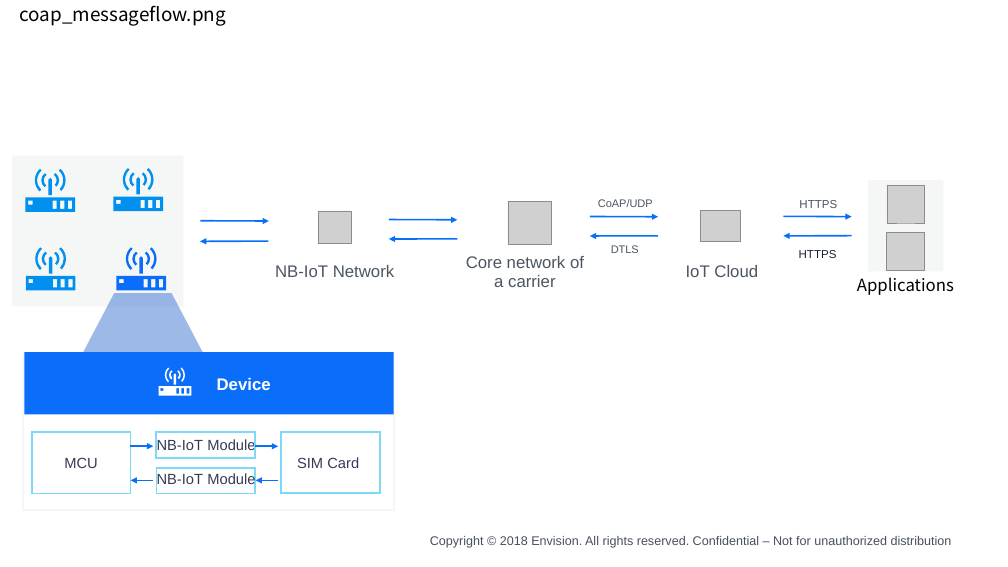
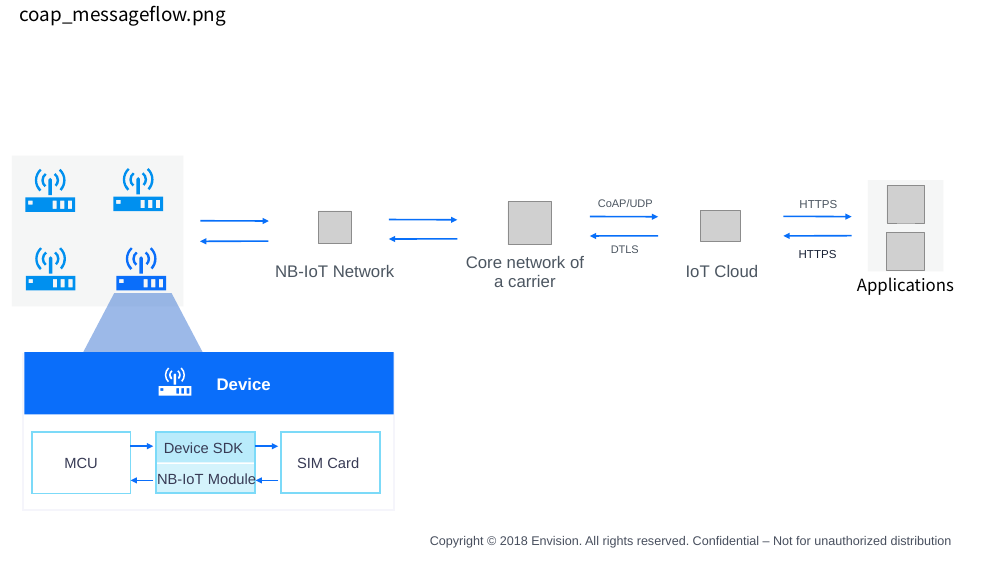
Before and after one commit to kikuchiyo/device_connection_en, a slide deck: slide 30 of media/device_en.pptx. Drawn at 1008x567 pixels with LibreOffice and Linux fonts; fonts in the diff are those of the drawing; grey boxes stand for pictures; background and template pictures are left out. Boxes give left, top, right and bottom in pixels: in the first picture for what was removed or moved away, otherwise in the second. Text is boxed around its words. In the diff, an @@ line names an element or a change of style, - is before the commit and + after.

```diff
--- a/media/device_en.pptx
+++ b/media/device_en.pptx
@@ rectangle added at <box>156,433,255,463</box>, fill #7CDAF8 at 53% opacity @@
@@ rectangle: place and size @@
-rectangle at <box>157,433,256,458</box>
+rectangle at <box>157,433,256,493</box>
@@ text at <box>164,442,243,453</box>: text changed @@
-NB-IoT Module
+Device SDK
@@ rectangle: place and size @@
-rectangle at <box>157,468,256,494</box>
+rectangle at <box>157,464,256,494</box>
@@ rectangle at <box>157,464,256,494</box>: fill none to #7CDAF8 at 32% opacity; outline #7CDAF8 1.75 pt to none @@
```
Also in this commit, not shown: 27 other files.
